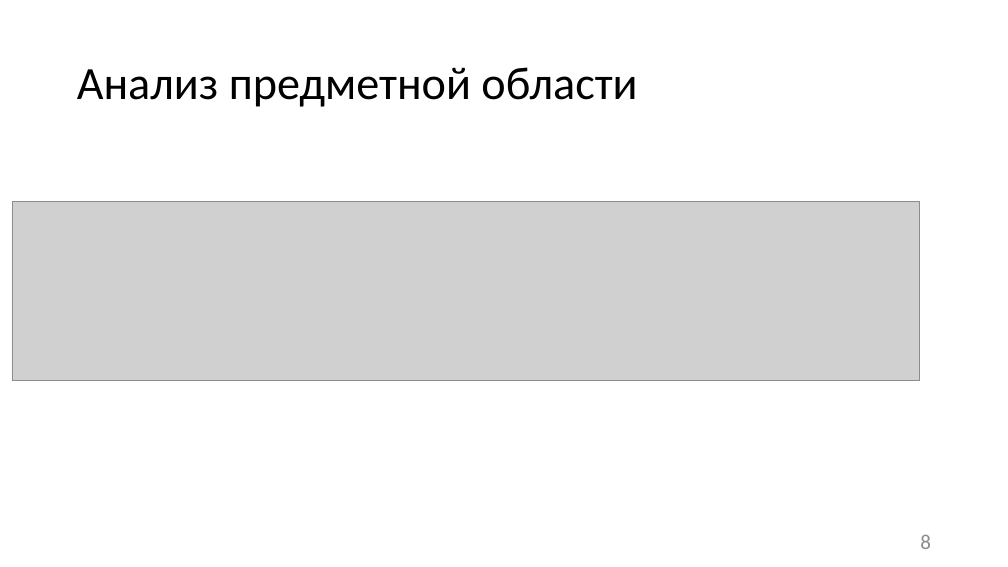
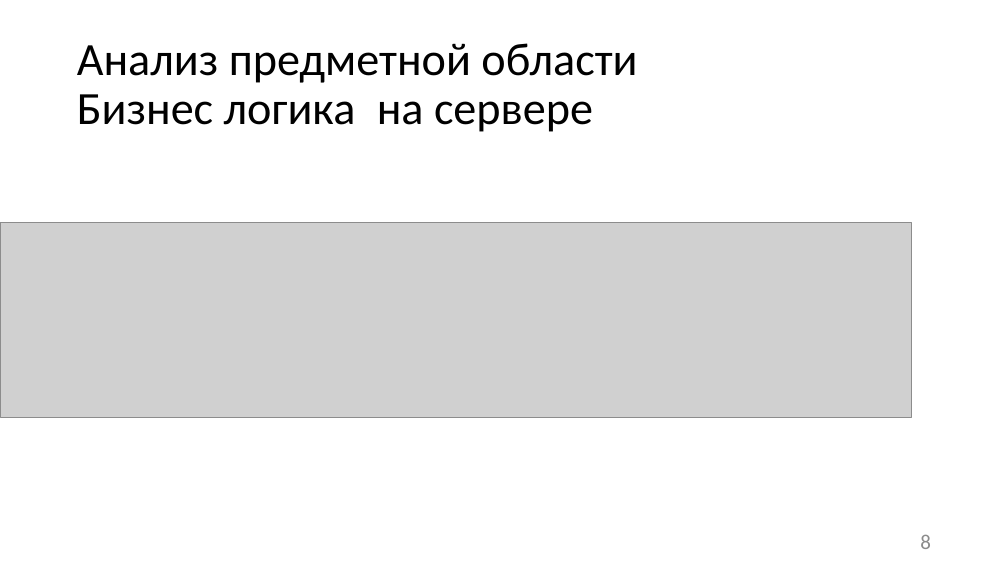
Before and after one commit to liza-dobrynina/MyCosts, a slide deck: slide 8 of Документация/Презентация.pptx. Drawn at 1008x567 pixels with LibreOffice and Linux fonts; fonts in the diff are those of the drawing; grey boxes stand for pictures. Boxes give left, top, right and bottom in pixels: in the first picture for what was removed or moved away, otherwise in the second. Text is boxed around its words. In the diff, an @@ line names an element or a change of style, - is before the commit and + after.

```diff
--- a/Документация/Презентация.pptx
+++ b/Документация/Презентация.pptx
@@ title at [77, 43, 637, 132]: text changed @@
-Анализ предметной области
+Анализ предметной области
+Бизнес логика на сервере
@@ picture: place and size @@
-picture at [13, 201, 920, 380]
+picture at [0, 222, 911, 417]
```
Also in this commit, not shown: 4 other slides changed.
